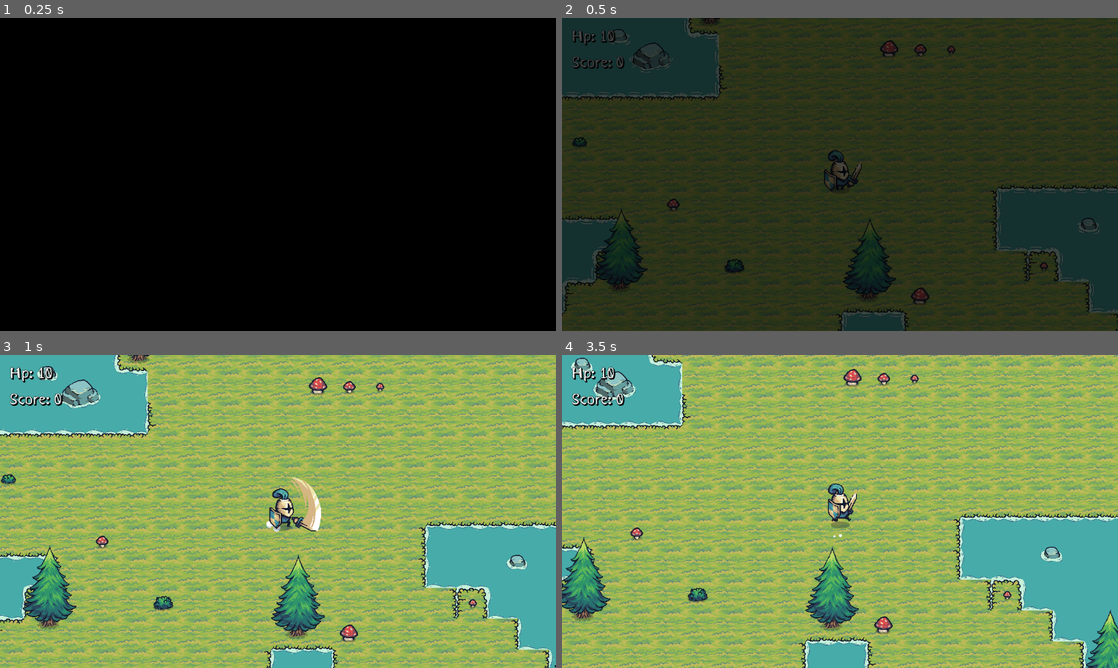
Above: before the commit, frames 1-4 (two rows, left to right).
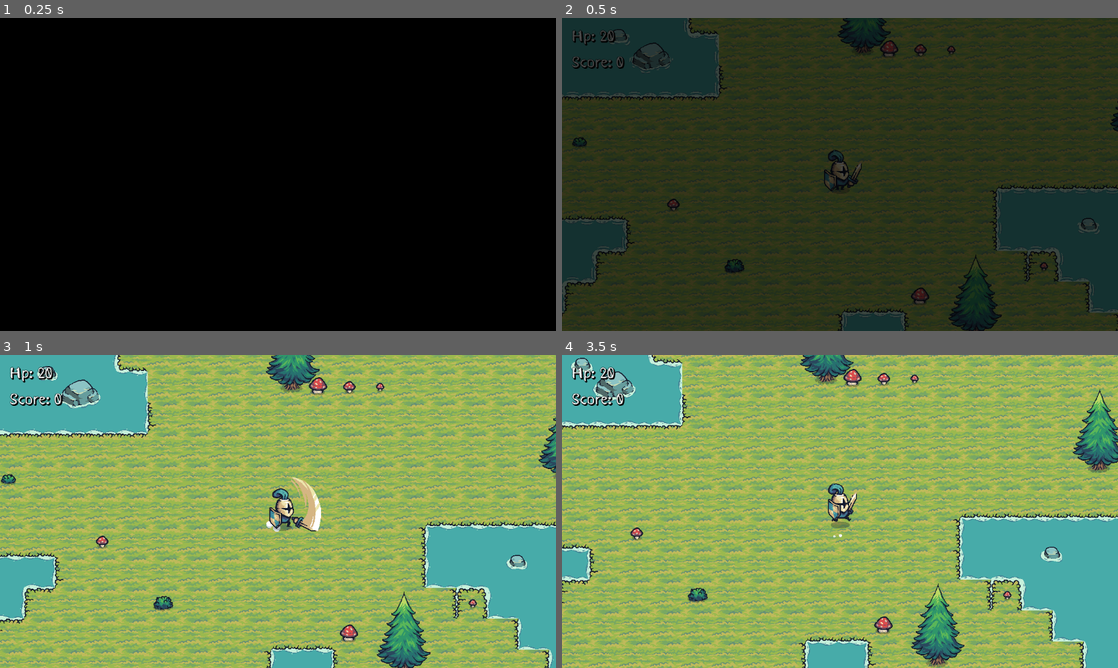
Above: after the commit, the same moments.

Repository: higorini/tiny-swords
Game: Godot game, scene res://management/level/level_2.tscn
Same seed, same stepped clock (60 frames per second), same inputs: the game is played once before the commit and once after it. This scene is started directly instead of the project's main scene.
Inputs (mouse positions are in pixels of both pictures, inside the frame that each line leads up to):
- Up to frame 1 (0.25 s): no input
- Up to frame 2 (0.5 s): no input
- Up to frame 3 (1 s): move the mouse to (400, 495) at 0.52 s; hold D (move_right) from 0.53 s (still down); click (400, 495) at 0.6 s
- Up to frame 4 (3.5 s): move the mouse to (728, 527) at 1.27 s; release D (move_right) at 1.28 s; hold S (move_down) 1.28-2.03 s; click (728, 527) at 1.35 s; move the mouse to (895, 442) at 2.02 s; hold D (move_right) 2.03-2.78 s; click (895, 442) at 2.1 s; move the mouse to (812, 574) at 2.77 s; hold W (move_up) from 2.78 s (still down); click (812, 574) at 2.85 s

Frame 1 is identical in both runs. In frame 2, 3.4% of the frame differs, in the area x 5-100%, y 0-100%; in frame 3, 5.1%; in frame 4, 6.5%, in the area x 0-100%, y 0-100%.

Commit message:
Creditos, logo e mais

Diff:
--- a/character/knight.gd
+++ b/character/knight.gd
@@ -11,7 +11,7 @@
 @onready var dust: GPUParticles2D = get_node("Dust")
 
 
-@export var health: int = 10
+@export var health: int = 20
 @export var move_speed: float = 256.0
 @export var damage: int = 1
 
--- a/goblin/goblin.tscn
+++ b/goblin/goblin.tscn
@@ -134,7 +134,7 @@
 tracks/5/interp = 1
 tracks/5/loop_wrap = true
 tracks/5/keys = {
-"times": PackedFloat32Array(0),
+"times": PackedFloat32Array(0.3),
 "transitions": PackedFloat32Array(1),
 "values": [{
 "args": ["res://assets/sfx/goblin_atk.wav"],
--- /dev/null
+++ b/management/credits.gd
@@ -0,0 +1,18 @@
+extends Control
+
+
+func _ready() -> void:
+	for button in get_tree().get_nodes_in_group("button"):
+		button.pressed.connect(on_button_pressed.bind(button.name))
+
+
+func on_button_pressed(button_name: String) -> void:
+	match button_name:
+		"Menu":
+			transition_screen.scene_path = "res://management/menu.tscn"
+			transition_screen.fade_in()
+			pass
+
+		"Quit":
+			transition_screen.can_quit = true
+			transition_screen.fade_in()
--- /dev/null
+++ b/management/credits.tscn
@@ -0,0 +1,78 @@
+[gd_scene load_steps=4 format=3 uid="uid://c322c3avsxmn1"]
+
+[ext_resource type="Script" path="res://management/credits.gd" id="1_22h6n"]
+[ext_resource type="FontFile" uid="uid://7nkkkmyx1hve" path="res://assets/fonts/kurland.ttf" id="1_h7pyh"]
+
+[sub_resource type="LabelSettings" id="LabelSettings_v5ol0"]
+font = ExtResource("1_h7pyh")
+font_size = 64
+
+[node name="Credits" type="Control"]
+layout_mode = 3
+anchors_preset = 15
+anchor_right = 1.0
+anchor_bottom = 1.0
+grow_horizontal = 2
+grow_vertical = 2
+script = ExtResource("1_22h6n")
+
+[node name="ColorRect" type="ColorRect" parent="."]
+layout_mode = 1
+anchors_preset = 15
+anchor_right = 1.0
+anchor_bottom = 1.0
+grow_horizontal = 2
+grow_vertical = 2
+color = Color(0, 0, 0, 1)
+
+[node name="Label" type="Label" parent="ColorRect"]
+layout_mode = 1
+anchors_preset = 8
+anchor_left = 0.5
+anchor_top = 0.5
+anchor_right = 0.5
+anchor_bottom = 0.5
+offset_left = -268.5
+offset_top = -90.5
+offset_right = 268.5
+offset_bottom = -19.5
+grow_horizontal = 2
+grow_vertical = 2
+text = "Obrigado por jogar!"
+label_settings = SubResource("LabelSettings_v5ol0")
+horizontal_alignment = 1
+vertical_alignment = 1
+
+[node name="Menu" type="Button" parent="ColorRect" groups=["button"]]
+layout_mode = 1
+anchors_preset = 8
+anchor_left = 0.5
+anchor_top = 0.5
+anchor_right = 0.5
+anchor_bottom = 0.5
+offset_left = -198.5
+offset_top = 1.0
+offset_right = 198.5
+offset_bottom = 43.0
+grow_horizontal = 2
+grow_vertical = 2
+theme_override_fonts/font = ExtResource("1_h7pyh")
+theme_override_font_sizes/font_size = 32
+text = "Voltar para o menu principal"
+
+[node name="Quit" type="Button" parent="ColorRect" groups=["button"]]
+layout_mode = 1
+anchors_preset = 8
+anchor_left = 0.5
+anchor_top = 0.5
+anchor_right = 0.5
+anchor_bottom = 0.5
+offset_left = -198.5
+offset_top = 56.0
+offset_right = 198.5
+offset_bottom = 98.0
+grow_horizontal = 2
+grow_vertical = 2
+theme_override_fonts/font = ExtResource("1_h7pyh")
+theme_override_font_sizes/font_size = 32
+text = "Sair do jogo"
--- a/management/level/level_1.tscn
+++ b/management/level/level_1.tscn
@@ -297,52 +297,70 @@
 format = 2
 layer_0/tile_data = PackedInt32Array(196610, 0, 0, 131094, 0, 0, -327649, 0, 0, -983019, 0, 0, -851953, 0, 0, 196604, 0 …(415 unchanged characters)…
 
+[node name="YSort" type="Node2D" parent="."]
+y_sort_enabled = true
+
+[node name="Tree" parent="YSort" instance=ExtResource("11_oys2h")]
+position = Vector2(1311, 145)
+
+[node name="Tree2" parent="YSort" instance=ExtResource("11_oys2h")]
+position = Vector2(976, 548)
+
+[node name="Tree3" parent="YSort" instance=ExtResource("11_oys2h")]
+position = Vector2(746, -38)
+
+[node name="Tree4" parent="YSort" instance=ExtResource("11_oys2h")]
+position = Vector2(295, -413)
+
+[node name="Tree5" parent="YSort" instance=ExtResource("11_oys2h")]
+position = Vector2(391, -415)
+
+[node name="Tree6" parent="YSort" instance=ExtResource("11_oys2h")]
+position = Vector2(487, -413)
+
+[node name="Tree7" parent="YSort" instance=ExtResource("11_oys2h")]
+position = Vector2(583, -411)
+
+[node name="Tree8" parent="YSort" instance=ExtResource("11_oys2h")]
+position = Vector2(976, -959)
+
+[node name="Tree9" parent="YSort" instance=ExtResource("11_oys2h")]
+position = Vector2(1572, -1055)
+
+[node name="Tree10" parent="YSort" instance=ExtResource("11_oys2h")]
+position = Vector2(1960, 732)
+
+[node name="Tree11" parent="YSort" instance=ExtResource("11_oys2h")]
+position = Vector2(1960, 854)
+
+[node name="Tree12" parent="YSort" instance=ExtResource("11_oys2h")]
+position = Vector2(1476, 927)
+
+[node name="Tree13" parent="YSort" instance=ExtResource("11_oys2h")]
+position = Vector2(199, 927)
+
+[node name="Tree14" parent="YSort" instance=ExtResource("11_oys2h")]
+position = Vector2(-280, 386)
+
+[node name="Tree15" parent="YSort" instance=ExtResource("11_oys2h")]
+position = Vector2(-184, -134)
+
+[node name="Knight" parent="YSort" instance=ExtResource("5_7febf")]
+position = Vector2(699, 290)
+
+[node name="Goblin" parent="YSort" instance=ExtResource("6_6gmld")]
+position = Vector2(880, 950)
+
+[node name="Goblin2" parent="YSort" instance=ExtResource("6_6gmld")]
+position = Vector2(1572, -863)
+
+[node name="Goblin3" parent="YSort" instance=ExtResource("6_6gmld")]
+position = Vector2(1960, 241)
+
+[node name="Goblin4" parent="YSort" instance=ExtResource("6_6gmld")]
+position = Vector2(37, 344)
+
 [node name="Decoration" type="Node2D" parent="."]
-
-[node name="Tree" parent="Decoration" instance=ExtResource("11_oys2h")]
-position = Vector2(1311, 145)
-
-[node name="Tree2" parent="Decoration" instance=ExtResource("11_oys2h")]
-position = Vector2(976, 548)
-
-[node name="Tree3" parent="Decoration" instance=ExtResource("11_oys2h")]
-position = Vector2(746, -38)
-
-[node name="Tree4" parent="Decoration" instance=ExtResource("11_oys2h")]
-position = Vector2(295, -413)
-
-[node name="Tree5" parent="Decoration" instance=ExtResource("11_oys2h")]
-position = Vector2(391, -415)
-
-[node name="Tree6" parent="Decoration" instance=ExtResource("11_oys2h")]
-position = Vector2(487, -413)
-
-[node name="Tree7" parent="Decoration" instance=ExtResource("11_oys2h")]
-position = Vector2(583, -411)
-
-[node name="Tree8" parent="Decoration" instance=ExtResource("11_oys2h")]
-position = Vector2(976, -959)
-
-[node name="Tree9" parent="Decoration" instance=ExtResource("11_oys2h")]
-position = Vector2(1572, -1055)
-
-[node name="Tree10" parent="Decoration" instance=ExtResource("11_oys2h")]
-position = Vector2(1960, 732)
-
-[node name="Tree11" parent="Decoration" instance=ExtResource("11_oys2h")]
-position = Vector2(1960, 854)
-
-[node name="Tree12" parent="Decoration" instance=ExtResource("11_oys2h")]
-position = Vector2(1476, 927)
-
-[node name="Tree13" parent="Decoration" instance=ExtResource("11_oys2h")]
-position = Vector2(199, 927)
-
-[node name="Tree14" parent="Decoration" instance=ExtResource("11_oys2h")]
-position = Vector2(-280, 386)
-
-[node name="Tree15" parent="Decoration" instance=ExtResource("11_oys2h")]
-position = Vector2(-184, -134)
 
 [node name="WaterRocks" parent="Decoration" instance=ExtResource("12_mhq0g")]
 position = Vector2(-159, 280)
@@ -419,19 +437,4 @@
 [node name="GreatWaterRocks8" parent="Decoration" instance=ExtResource("13_1qct1")]
 position = Vector2(1542, -644)
 
-[node name="Knight" parent="." instance=ExtResource("5_7febf")]
-position = Vector2(699, 290)
-
-[node name="Goblin" parent="." instance=ExtResource("6_6gmld")]
-position = Vector2(880, 950)
-
-[node name="Goblin2" parent="." instance=ExtResource("6_6gmld")]
-position = Vector2(1572, -863)
-
-[node name="Goblin3" parent="." instance=ExtResource("6_6gmld")]
-position = Vector2(1960, 241)
-
-[node name="Goblin4" parent="." instance=ExtResource("6_6gmld")]
-position = Vector2(37, 344)
-
 [node name="Interface" parent="." instance=ExtResource("7_laupq")]
--- a/management/level/level_2.tscn
+++ b/management/level/level_2.tscn
@@ -5,6 +5,7 @@
 
 [node name="Level" instance=ExtResource("1_a8btj")]
 target_kill_count = 6
+next_level_scene_path = "res://management/credits.tscn"
 current_level_scene_path = "res://management/level/level_2.tscn"
 
 [node name="Grass" parent="Terrain" index="1"]
@@ -13,122 +14,77 @@
 [node name="Decoration" parent="Terrain" index="2"]
 layer_0/tile_data = PackedInt32Array(196610, 0, 0, 131094, 0, 0, 196604, 0, 0, 851970, 0, 0, -327676, 1, 0, -262126, 1, …(466 unchanged characters)…
 
-[node name="Tree" parent="Decoration" index="0"]
-position = Vector2(1371, -157)
+[node name="Goblin" parent="YSort" index="16"]
+position = Vector2(1226, 1220)
 
-[node name="Tree2" parent="Decoration" index="1"]
-position = Vector2(757, 472)
+[node name="Goblin4" parent="YSort" index="19"]
+position = Vector2(-4, 1068)
 
-[node name="Tree3" parent="Decoration" index="2"]
-position = Vector2(429, -98)
-
-[node name="Tree4" parent="Decoration" index="3"]
-position = Vector2(-30, -711)
-
-[node name="Tree5" parent="Decoration" index="4"]
-position = Vector2(41, -674)
-
-[node name="Tree6" parent="Decoration" index="5"]
-position = Vector2(110, -615)
-
-[node name="Tree7" parent="Decoration" index="6"]
-position = Vector2(175, -552)
-
-[node name="Tree8" parent="Decoration" index="7"]
-position = Vector2(603, -723)
-
-[node name="Tree9" parent="Decoration" index="8"]
-position = Vector2(1407, -913)
-
-[node name="Tree10" parent="Decoration" index="9"]
-position = Vector2(242, 452)
-
-[node name="Tree11" parent="Decoration" index="10"]
-position = Vector2(1072, 1292)
-
-[node name="Tree12" parent="Decoration" index="11"]
-position = Vector2(1333, 602)
-
-[node name="Tree13" parent="Decoration" index="12"]
-position = Vector2(-280, 1105)
-
-[node name="Tree14" parent="Decoration" index="13"]
-position = Vector2(-721, 49)
-
-[node name="Tree15" parent="Decoration" index="14"]
-position = Vector2(-625, 49)
-
-[node name="WaterRocks" parent="Decoration" index="15"]
+[node name="WaterRocks" parent="Decoration" index="0"]
 position = Vector2(-924, 568)
 
-[node name="WaterRocks2" parent="Decoration" index="16"]
+[node name="WaterRocks2" parent="Decoration" index="1"]
 position = Vector2(-1077, 111)
 
-[node name="WaterRocks3" parent="Decoration" index="17"]
+[node name="WaterRocks3" parent="Decoration" index="2"]
 position = Vector2(-287, -1078)
 
-[node name="WaterRocks4" parent="Decoration" index="18"]
+[node name="WaterRocks4" parent="Decoration" index="3"]
 position = Vector2(-95, -392)
 
-[node name="WaterRocks5" parent="Decoration" index="19"]
+[node name="WaterRocks5" parent="Decoration" index="4"]
 position = Vector2(242, 0)
 
-[node name="WaterRocks6" parent="Decoration" index="20"]
+[node name="WaterRocks6" parent="Decoration" index="5"]
 position = Vector2(-223, 698)
 
-[node name="WaterRocks7" parent="Decoration" index="21"]
+[node name="WaterRocks7" parent="Decoration" index="6"]
 position = Vector2(-223, 1388)
 
-[node name="WaterRocks8" parent="Decoration" index="22"]
+[node name="WaterRocks8" parent="Decoration" index="7"]
 position = Vector2(757, 910)
 
-[node name="WaterRocks9" parent="Decoration" index="23"]
+[node name="WaterRocks9" parent="Decoration" index="8"]
 position = Vector2(1168, 1580)
 
-[node name="WaterRocks10" parent="Decoration" index="24"]
+[node name="WaterRocks10" parent="Decoration" index="9"]
 position = Vector2(2305, 145)
 
-[node name="WaterRocks11" parent="Decoration" index="25"]
+[node name="WaterRocks11" parent="Decoration" index="10"]
 position = Vector2(1215, 391)
 
-[node name="WaterRocks16" parent="Decoration" index="30"]
+[node name="WaterRocks16" parent="Decoration" index="15"]
 position = Vector2(731, -627)
 
-[node name="WaterRocks17" parent="Decoration" index="31"]
+[node name="WaterRocks17" parent="Decoration" index="16"]
 position = Vector2(1864, -456)
 
-[node name="GreatWaterRocks" parent="Decoration" index="32"]
+[node name="GreatWaterRocks" parent="Decoration" index="17"]
 position = Vector2(976, -456)
 
-[node name="GreatWaterRocks2" parent="Decoration" index="33"]
+[node name="GreatWaterRocks2" parent="Decoration" index="18"]
 position = Vector2(306, 47)
 
-[node name="GreatWaterRocks3" parent="Decoration" index="34"]
+[node name="GreatWaterRocks3" parent="Decoration" index="19"]
 position = Vector2(1606, -328)
 
-[node name="GreatWaterRocks4" parent="Decoration" index="35"]
+[node name="GreatWaterRocks4" parent="Decoration" index="20"]
 position = Vector2(1542, 391)
 
-[node name="GreatWaterRocks5" parent="Decoration" index="36"]
+[node name="GreatWaterRocks5" parent="Decoration" index="21"]
 position = Vector2(912, 846)
 
-[node name="GreatWaterRocks6" parent="Decoration" index="37"]
+[node name="GreatWaterRocks6" parent="Decoration" index="22"]
 position = Vector2(-55, 782)
 
-[node name="GreatWaterRocks7" parent="Decoration" index="38"]
+[node name="GreatWaterRocks7" parent="Decoration" index="23"]
 position = Vector2(-867, 111)
 
-[node name="GreatWaterRocks8" parent="Decoration" index="39"]
+[node name="GreatWaterRocks8" parent="Decoration" index="24"]
 position = Vector2(-287, -648)
 
-[node name="Goblin" parent="." index="3"]
-position = Vector2(1237, 1292)
-
-[node name="Goblin5" parent="." index="6" instance=ExtResource("2_q6sfb")]
+[node name="Goblin5" parent="." index="4" instance=ExtResource("2_q6sfb")]
 position = Vector2(-771, 295)
 
-[node name="Goblin6" parent="." index="7" instance=ExtResource("2_q6sfb")]
+[node name="Goblin6" parent="." index="5" instance=ExtResource("2_q6sfb")]
 position = Vector2(-81, -913)
-
-[node name="Goblin4" parent="." index="8"]
-position = Vector2(-30, 1134)
--- a/management/tree.tscn
+++ b/management/tree.tscn
@@ -39,7 +39,7 @@
 }]
 
 [sub_resource type="RectangleShape2D" id="RectangleShape2D_qbs6x"]
-size = Vector2(29, 14)
+size = Vector2(32, 44)
 
 [node name="Tree" type="AnimatedSprite2D"]
 sprite_frames = SubResource("SpriteFrames_phdjp")
@@ -51,5 +51,5 @@
 collision_mask = 7
 
 [node name="CollisionShape2D" type="CollisionShape2D" parent="StaticBody2D"]
-position = Vector2(1.5, 70)
+position = Vector2(1, 55)
 shape = SubResource("RectangleShape2D_qbs6x")
--- a/project.godot
+++ b/project.godot
@@ -13,7 +13,10 @@
 config/name="Tiny Goblins"
 run/main_scene="res://management/menu.tscn"
 config/features=PackedStringArray("4.1", "Mobile")
+boot_splash/bg_color=Color(0, 0, 0, 1)
+boot_splash/image="res://logo.png"
 config/icon="res://icon.png"
+boot_splash/minimum_display_time=5000
 
 [autoload]
 
Not shown, added: export_presets.cfg
Binary file changed: icon.png
Binary file added: logo.png
Not shown, added: logo.png.import
